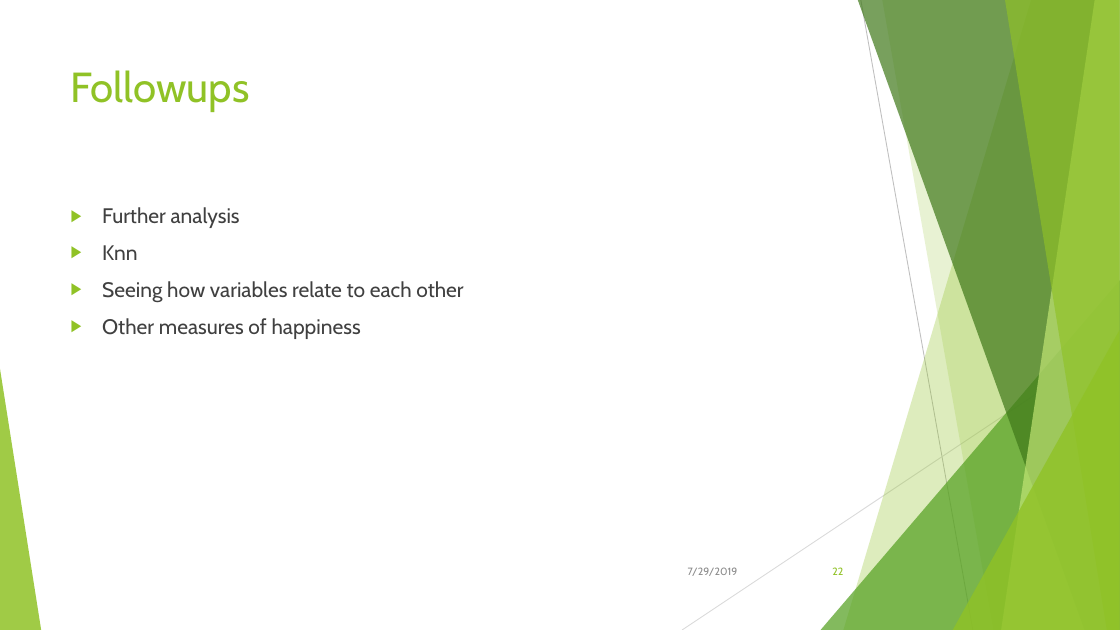
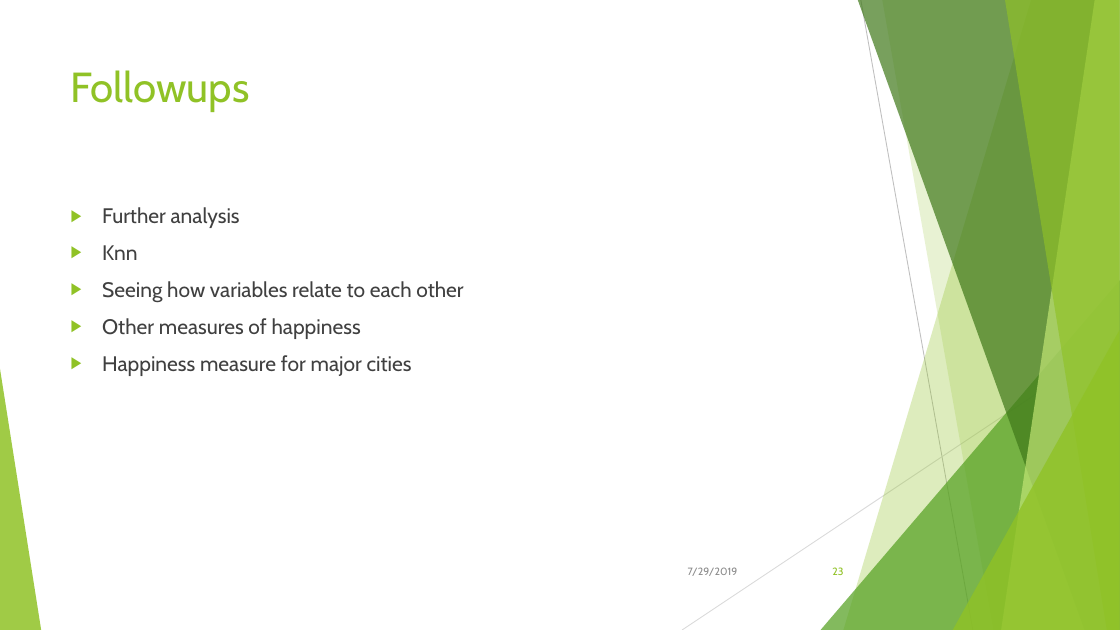
Before and after one commit to Kika000/Project-1, a slide deck: slide 23 of What Makes the World Happy.pptx (slide 22 before the commit). Drawn at 1120x630 pixels with LibreOffice and Linux fonts; fonts in the diff are those of the drawing. Boxes give left, top, right and bottom in pixels: in the first picture for what was removed or moved away, otherwise in the second. Text is boxed around its words. In the diff, an @@ line names an element or a change of style, - is before the commit and + after.

```diff
--- a/What Makes the World Happy.pptx
+++ b/What Makes the World Happy.pptx
@@ text at (102, 355, 412, 376): paragraph added @@
+▶ Happiness measure for major cities
```
Also in this commit, not shown: 9 other slides changed, 1 slide added.
